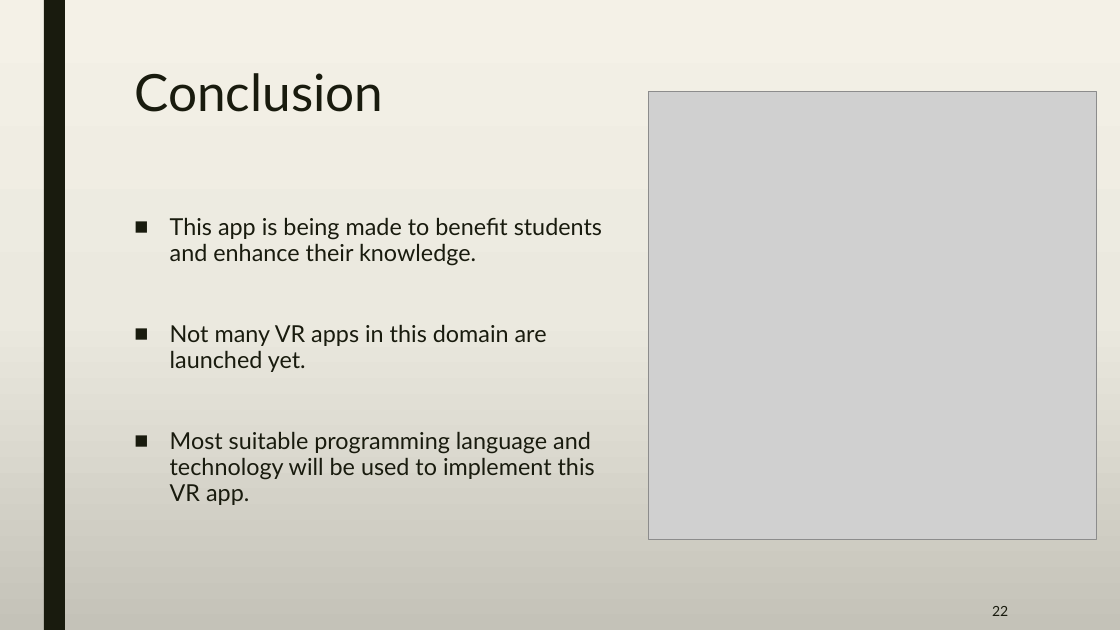
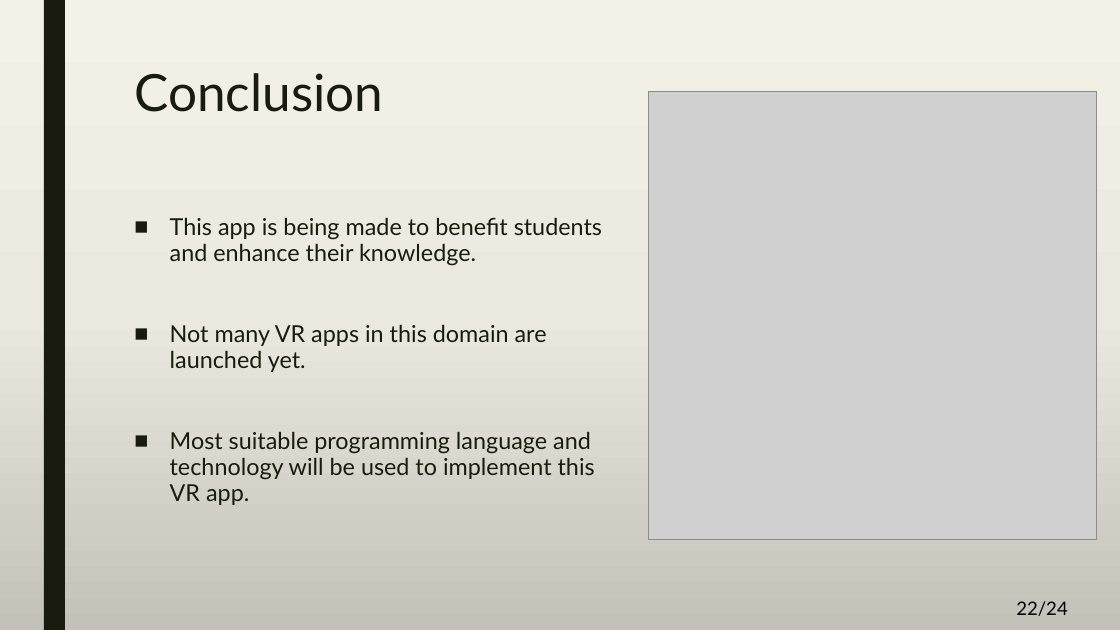
Before and after one commit to A-3li/Capstone, a slide deck: slide 22 of Capstone.pptx. Drawn at 1120x630 pixels with LibreOffice and Linux fonts; fonts in the diff are those of the drawing; grey boxes stand for pictures. Boxes give left, top, right and bottom in pixels: in the first picture for what was removed or moved away, otherwise in the second. Text is boxed around its words. In the diff, an @@ line names an element or a change of style, - is before the commit and + after.

```diff
--- a/Capstone.pptx
+++ b/Capstone.pptx
@@ page number removed at (x1=992, y1=606, x2=1008, y2=616) @@
-22
@@ page number added at (x1=1016, y1=601, x2=1068, y2=616), 16 pt, text #000000 @@
+22/24
```
Also in this commit, not shown: 23 other slides changed.
